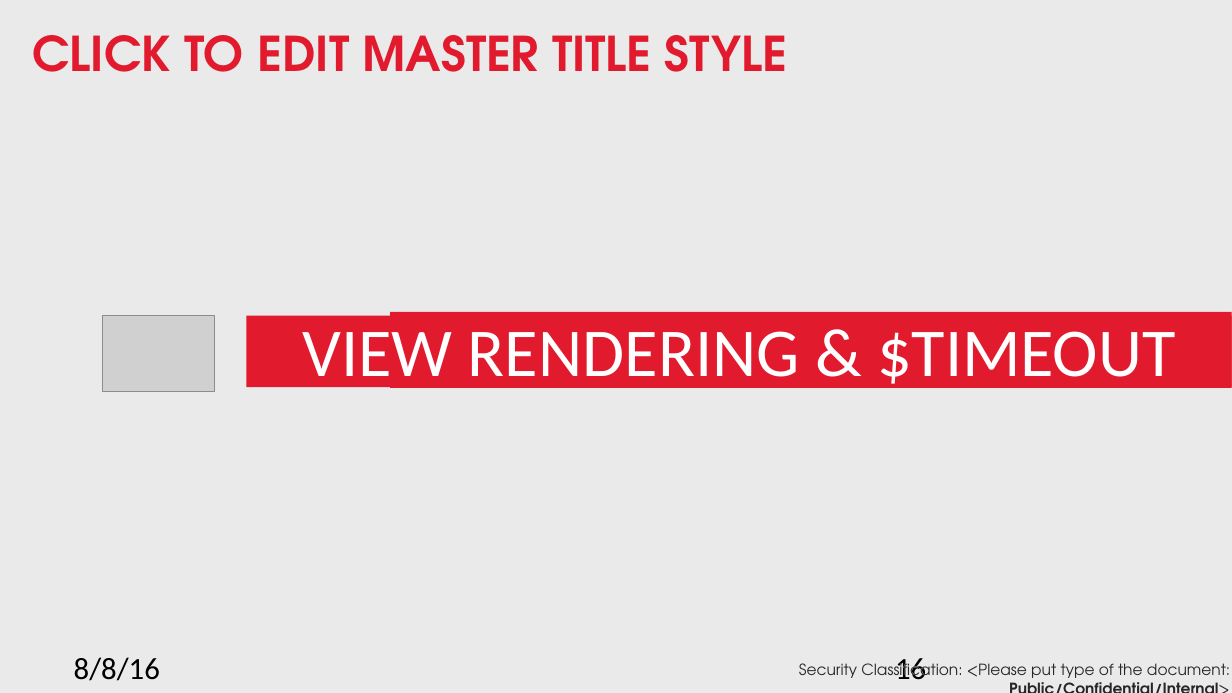
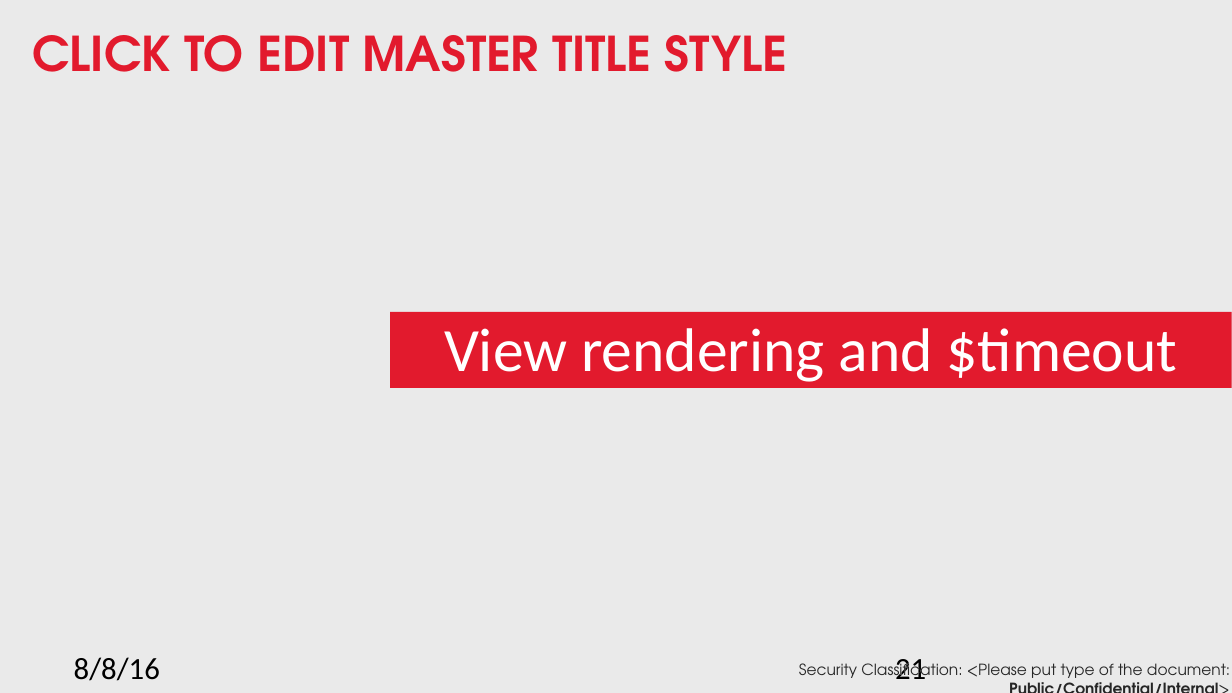
Before and after one commit to nnsan/angular_best_practice, a slide deck: slide 21 of Angular best practice.pptx (slide 16 before the commit). Drawn at 1232x693 pixels with LibreOffice and Linux fonts; fonts in the diff are those of the drawing; grey boxes stand for pictures; background and template pictures are left out. Boxes give left, top, right and bottom in pixels: in the first picture for what was removed or moved away, otherwise in the second. Text is boxed around its words. In the diff, an @@ line names an element or a change of style, - is before the commit and + after.

```diff
--- a/Angular best practice.pptx
+++ b/Angular best practice.pptx
@@ picture removed at <box>102,315,214,392</box> @@
@@ rectangle removed at <box>246,315,1232,387</box> @@
@@ text at <box>444,328,1178,382</box>: text changed; size 40 to 36 pt @@
-VIEW RENDERING & $TIMEOUT
+View rendering and $timeout
@@ page number at <box>895,659,926,679</box>: text changed @@
-16
+21
```
Also in this commit, not shown: 8 other slides changed, 26 slides added, 8 slides removed.
